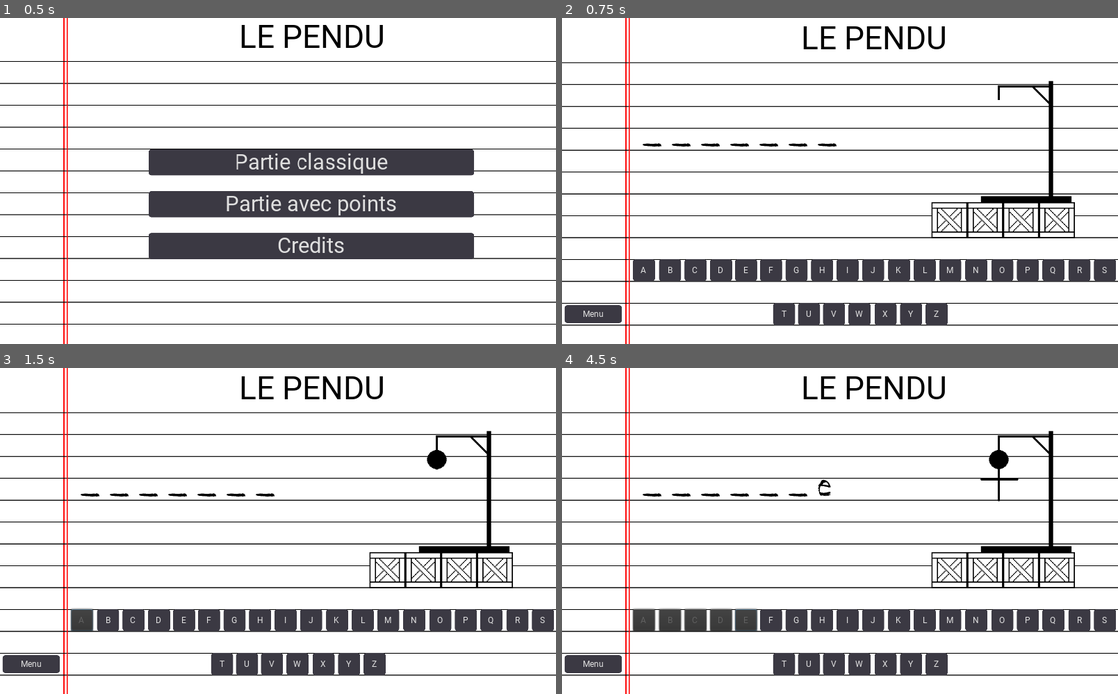
Above: before the commit, frames 1-4 (two rows, left to right).
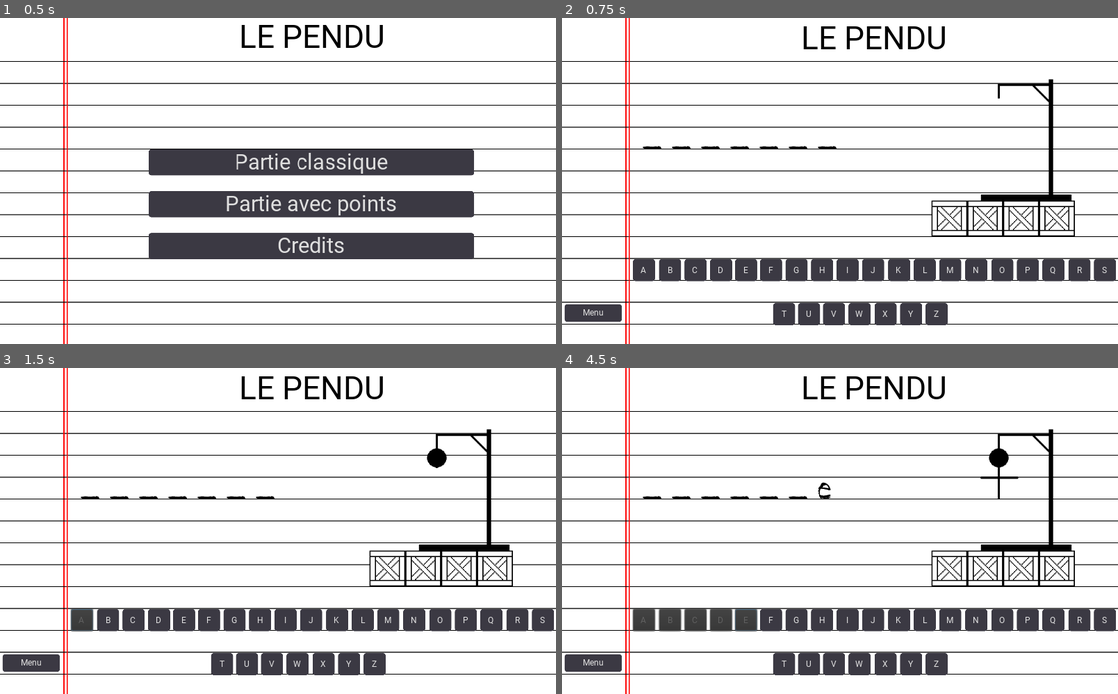
Above: after the commit, the same moments.

Repository: Jelared/Project-Jeu_du_Pendu
Game: Godot game, scene res://scenes/Menu.tscn
Same seed, same stepped clock (60 frames per second), same inputs: the game is played once before the commit and once after it.
Inputs:
- Up to frame 1 (0.5 s): no input
- Up to frame 2 (0.75 s): click "Partie classique" at 0.5 s
- Up to frame 3 (1.5 s): click "A" at 1.25 s
- Up to frame 4 (4.5 s): click "B" at 2 s; click "C" at 2.75 s; click "D" at 3.5 s; click "E" at 4.25 s

Frame 1 is identical in both runs. In frame 2, 10% of the frame differs, in the area x 0-100%, y 13-95%; in frame 3, 10%; in frame 4, 10%.

Commit message:
update 16-10-2022
end

Diff:
--- a/scenes/Main.tscn
+++ b/scenes/Main.tscn
@@ -1,10 +1,9 @@
-[gd_scene load_steps=74 format=2]
+[gd_scene load_steps=76 format=2]
 
 [ext_resource path="res://scripts/Main.gd" type="Script" id=1]
 [ext_resource path="res://Groupes/buttongroup_clavier.tres" type="ButtonGroup" id=2]
 [ext_resource path="res://Sprites/Pendu_5.png" type="Texture" id=3]
 [ext_resource path="res://Sprites/Pendu_3.png" type="Texture" id=4]
-[ext_resource path="res://Sprites/Page.png" type="Texture" id=5]
 [ext_resource path="res://Sprites/Pendu_0.png" type="Texture" id=6]
 [ext_resource path="res://Sprites/Pendu_2.png" type="Texture" id=7]
 [ext_resource path="res://Sprites/Pendu_4.png" type="Texture" id=8]
@@ -201,6 +200,15 @@
 [sub_resource type="DynamicFont" id=61]
 font_data = ExtResource( 15 )
 
+[sub_resource type="DynamicFont" id=62]
+font_data = ExtResource( 15 )
+
+[sub_resource type="InputEventKey" id=63]
+scancode = 32
+
+[sub_resource type="ShortCut" id=64]
+shortcut = SubResource( 63 )
+
 [node name="Main" type="Control"]
 anchor_right = 1.0
 anchor_bottom = 1.0
@@ -209,19 +217,14 @@
 script = ExtResource( 1 )
 groupe_clavier = ExtResource( 2 )
 
-[node name="Page" type="Sprite" parent="."]
-position = Vector2( 546, 662 )
-scale = Vector2( 0.5, 0.5 )
-texture = ExtResource( 5 )
-
 [node name="Affichage" type="RichTextLabel" parent="."]
 anchor_top = 0.5
 anchor_right = 1.0
 anchor_bottom = 0.5
 margin_left = 149.0
-margin_top = -101.0
+margin_top = -95.0
 margin_right = 8.0
-margin_bottom = -39.0
+margin_bottom = -33.0
 custom_colors/default_color = Color( 0, 0, 0, 1 )
 custom_fonts/normal_font = SubResource( 3 )
 bbcode_enabled = true
@@ -572,7 +575,7 @@
 text = "Z"
 
 [node name="Pendu" type="AnimatedSprite" parent="."]
-position = Vector2( 825, 258 )
+position = Vector2( 825, 255 )
 frames = SubResource( 1 )
 
 [node name="Crédit" type="CanvasLayer" parent="."]
@@ -588,12 +591,24 @@
 
 [node name="Menu" type="Button" parent="."]
 margin_left = 5.0
-margin_top = 527.0
+margin_top = 525.0
 margin_right = 110.0
-margin_bottom = 559.0
+margin_bottom = 557.0
 custom_fonts/font = SubResource( 61 )
 custom_styles/hover = ExtResource( 16 )
 custom_styles/normal = ExtResource( 17 )
 text = "Menu"
 
+[node name="Fin" type="Button" parent="."]
+visible = false
+margin_left = 390.0
+margin_top = 473.0
+margin_right = 710.0
+margin_bottom = 526.0
+custom_fonts/font = SubResource( 62 )
+custom_styles/hover = ExtResource( 16 )
+custom_styles/normal = ExtResource( 17 )
+shortcut = SubResource( 64 )
+expand_icon = true
+
 [connection signal="button_up" from="Menu" to="." method="_on_Menu_button_up"]
--- a/scenes/Main2.tscn
+++ b/scenes/Main2.tscn
@@ -241,8 +241,8 @@
 anchor_right = 1.0
 anchor_bottom = 0.5
 margin_left = 141.0
-margin_top = -59.0
-margin_bottom = 3.0
+margin_top = -55.0
+margin_bottom = 7.0
 custom_colors/default_color = Color( 0, 0, 0, 1 )
 custom_fonts/normal_font = SubResource( 3 )
 bbcode_enabled = true
@@ -598,9 +598,9 @@
 
 [node name="Menu" type="Button" parent="."]
 margin_left = 5.0
-margin_top = 527.0
+margin_top = 526.0
 margin_right = 110.0
-margin_bottom = 559.0
+margin_bottom = 558.0
 custom_fonts/font = SubResource( 61 )
 custom_styles/hover = ExtResource( 11 )
 custom_styles/normal = ExtResource( 5 )
@@ -613,6 +613,8 @@
 margin_right = 710.0
 margin_bottom = 526.0
 custom_fonts/font = SubResource( 62 )
+custom_styles/hover = ExtResource( 11 )
+custom_styles/normal = ExtResource( 5 )
 shortcut = SubResource( 64 )
 expand_icon = true
 
--- a/scripts/Main.gd
+++ b/scripts/Main.gd
@@ -123,14 +123,10 @@
 #Bouton de relance du jeux
 func Brejouer():
 	$Container.queue_free() #dispartion des boutons des lettres
+	$Fin.visible = true
 	var buttonR = Button.new()
-	buttonR.text = "%s - Rejouer" %gainperte
-	buttonR.anchor_left = 0.45
-	buttonR.anchor_top = 0.8
-	buttonR.rect_size.y = 50
-	buttonR.rect_size.x = 200
-	buttonR.connect("pressed", self, "rejouer")
-	add_child(buttonR)
+	$Fin.text = "%s - Rejouer" %gainperte
+	$Fin.connect("pressed", self, "rejouer")
 
 #Relance du jeux
 func rejouer():
